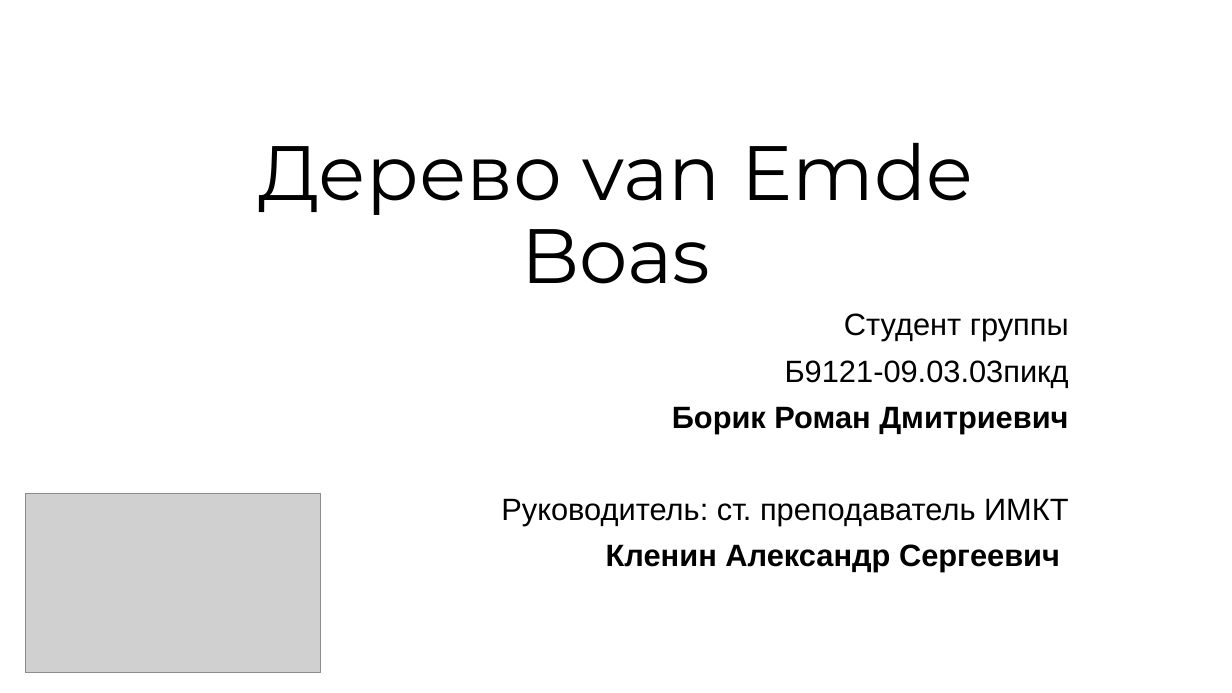
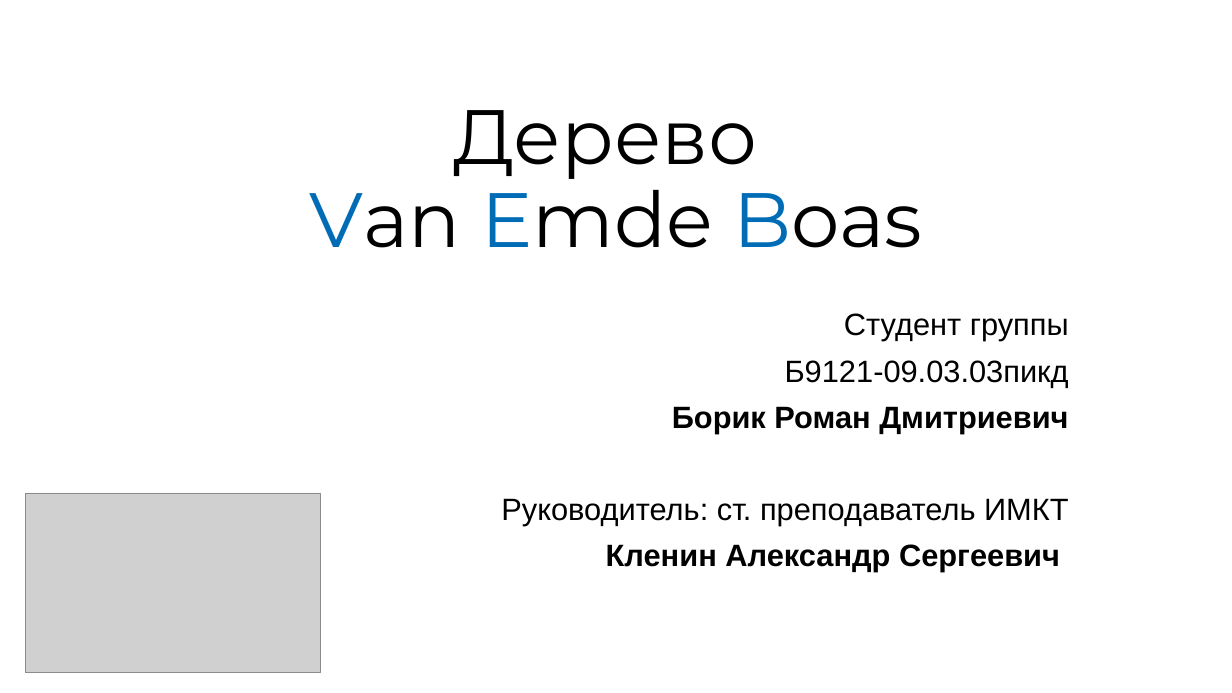
Before and after one commit to RandomServant/Van-Emde-Boas-tree, a slide deck: slide 1 of Presentation van Emde Boas tree.pptx. Drawn at 1232x693 pixels with LibreOffice and Linux fonts; fonts in the diff are those of the drawing; grey boxes stand for pictures. Boxes give left, top, right and bottom in pixels: in the first picture for what was removed or moved away, otherwise in the second. Text is boxed around its words. In the diff, an @@ line names an element or a change of style, - is before the commit and + after.

Commit message:
Update Presentation van Emde Boas tree

```diff
--- a/Presentation van Emde Boas tree.pptx
+++ b/Presentation van Emde Boas tree.pptx
@@ title at [310, 110, 922, 248]: text changed @@
-Дерево van Emde Boas
+Дерево
+Van Emde Boas
```
Also in this commit, not shown: 15 other slides changed, 1 slide added, 5 slides removed.
